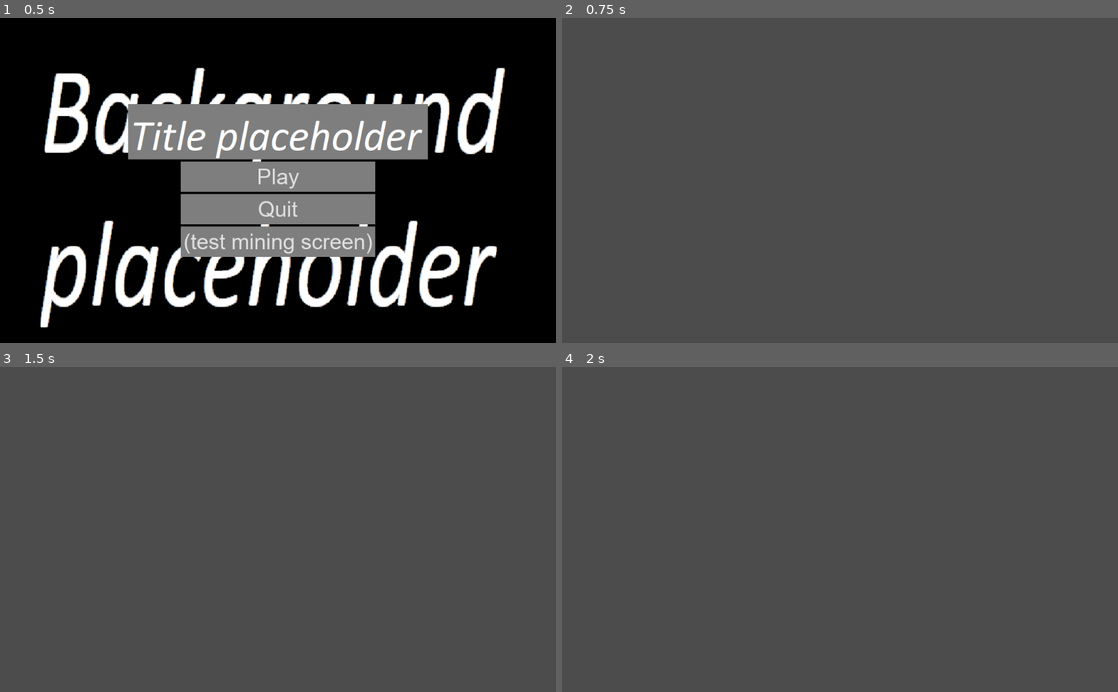
Above: before the commit, frames 1-4 (two rows, left to right).
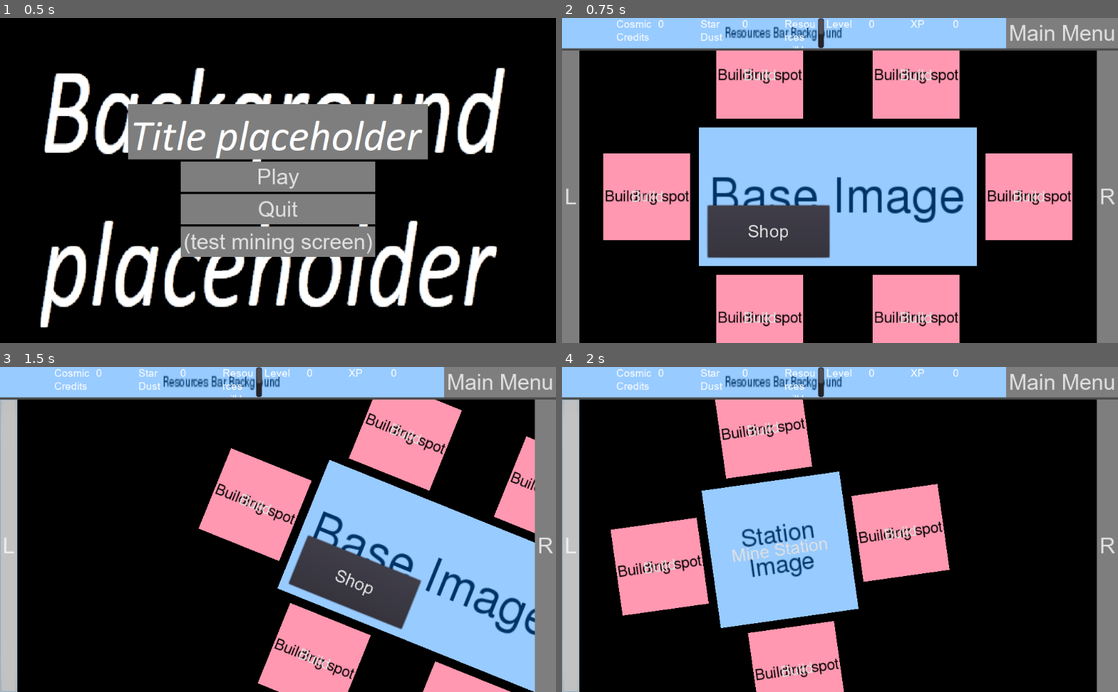
Above: after the commit, the same moments.

Repository: VB-s-game-dev-team/teraformer-game
Game: Godot game, scene res://MainScene.tscn
The game is run twice, just before and just after one commit, with the same random seed, the same clock (stepped at 60 frames per second) and the same inputs.
Inputs (mouse positions are in pixels of both pictures, inside the frame that each line leads up to):
- Up to frame 1 (0.5 s): no input
- Up to frame 2 (0.75 s): click "Play" at 0.5 s
- Up to frame 3 (1.5 s): click (11, 545) at 1.25 s, where only the run after the commit has a clickable "L"
- Up to frame 4 (2 s): no input

Frame 1 is identical in both runs. In frame 2, 96% of the frame differs, in the area x 0-100%, y 0-100%; in frame 3, 96%; in frame 4, 99%.
Error before the commit: Attempt to call function 'rotate' in base 'null instance' on a null instance. (res://Planet/Planet.gd:22)

Commit message:
Planet container refactor

Diff:
--- a/Planet/Planet.gd
+++ b/Planet/Planet.gd
@@ -3,13 +3,7 @@
 onready var _global_stuff: GlobalStuff
 
 # Rotation variables
-onready var PlanetRotationNode = $MainContaner/PlanetContainer/ViewportContainer/Viewport/PlanetRotationNode
 onready var ResourcesBar = $MainContainer/Header/ResourcesBar
-var _planet_rotation_speed := 1.0
-var _planet_rotation_direction := 0
-var _planet_rotation_duration := 750.0
-var _rotation_timer := OS.get_ticks_msec()
-var _was_rotating := false
 
 # Ready
 func _ready() -> void:
@@ -18,18 +12,7 @@
 
 # Process
 func _process(delta: float) -> void:
-	if _rotation_timer + _planet_rotation_duration - 1000 * delta > OS.get_ticks_msec():
-		PlanetRotationNode.rotate(delta * _planet_rotation_direction * _planet_rotation_speed * PI / 2)
-	elif _was_rotating:
-		_terminate_rotation()
-
-# Left rotate button on click
-func _on_LeftRotateButton_button_up() -> void:
-	_initiate_rotation(1)
-
-# Right rotate button on click
-func _on_RightRotateButton_button_up() -> void:
-	_initiate_rotation(-1)
+	pass
 
 func _on_MainMenuButton_button_up() -> void:
 	_global_stuff.set_screen("TitleScreen")
@@ -45,18 +28,3 @@
 
 func _on_ShopButton_button_down() -> void:
 	pass # Replace with function body.
-
-# Set rotation variables and disable input
-func _initiate_rotation(new_direction: int)	-> void:
-	_was_rotating = true
-	get_tree().get_root().set_disable_input(true)
-	_planet_rotation_direction = new_direction
-	_planet_rotation_speed = 1000.0 / _planet_rotation_duration
-	_rotation_timer = OS.get_ticks_msec()
-	PlanetRotationNode.rotation_position = (PlanetRotationNode.rotation_position + new_direction) % 4
-
-# Fix any rotation errors and enable input
-func _terminate_rotation() -> void:
-	get_tree().get_root().set_disable_input(false)
-	PlanetRotationNode.fix_rotation_error()
-	_was_rotating = false
--- a/Planet/Planet.tscn
+++ b/Planet/Planet.tscn
@@ -15,10 +15,8 @@
 font_data = ExtResource( 3 )
 
 [node name="Planet" type="MarginContainer"]
-margin_left = -1152.0
-margin_top = -1152.0
-margin_right = 1152.0
-margin_bottom = 1152.0
+anchor_right = 1.0
+anchor_bottom = 1.0
 theme = ExtResource( 9 )
 script = ExtResource( 6 )
 __meta__ = {
@@ -26,12 +24,12 @@
 }
 
 [node name="MainContainer" type="VBoxContainer" parent="."]
-margin_right = 2304.0
-margin_bottom = 2304.0
+margin_right = 1024.0
+margin_bottom = 600.0
 size_flags_vertical = 3
 
 [node name="Header" type="HBoxContainer" parent="MainContainer"]
-margin_right = 2304.0
+margin_right = 1024.0
 margin_bottom = 56.0
 custom_constants/separation = 0
 __meta__ = {
@@ -39,13 +37,13 @@
 }
 
 [node name="ResourcesBar" parent="MainContainer/Header" instance=ExtResource( 7 )]
-margin_right = 2098.0
+margin_right = 818.0
 margin_bottom = 56.0
 size_flags_horizontal = 3
 
 [node name="MainMenuButton" type="Button" parent="MainContainer/Header"]
-margin_left = 2098.0
-margin_right = 2304.0
+margin_left = 818.0
+margin_right = 1024.0
 margin_bottom = 56.0
 text = "Main Menu"
 __meta__ = {
@@ -54,14 +52,14 @@
 
 [node name="PlanetContainer" type="HBoxContainer" parent="MainContainer"]
 margin_top = 60.0
-margin_right = 2304.0
-margin_bottom = 2304.0
+margin_right = 1024.0
+margin_bottom = 600.0
 size_flags_vertical = 3
 custom_constants/separation = 0
 
 [node name="LeftRotateButton" type="Button" parent="MainContainer/PlanetContainer"]
 margin_right = 32.0
-margin_bottom = 2244.0
+margin_bottom = 540.0
 text = "L"
 __meta__ = {
 "_edit_use_anchors_": false
@@ -69,12 +67,13 @@
 
 [node name="ViewportContainer" type="ViewportContainer" parent="MainContainer/PlanetContainer"]
 margin_left = 32.0
-margin_right = 2265.0
-margin_bottom = 2244.0
+margin_right = 985.0
+margin_bottom = 540.0
 size_flags_horizontal = 3
+stretch = true
 
 [node name="Viewport" type="Viewport" parent="MainContainer/PlanetContainer/ViewportContainer"]
-handle_input_locally = false
+size = Vector2( 953, 540 )
 render_target_update_mode = 3
 
 [node name="PlanetRotationNode" type="Node2D" parent="MainContainer/PlanetContainer/ViewportContainer/Viewport"]
@@ -331,17 +330,17 @@
 current = true
 
 [node name="RightRotateButton" type="Button" parent="MainContainer/PlanetContainer"]
-margin_left = 2265.0
-margin_right = 2304.0
-margin_bottom = 2244.0
+margin_left = 985.0
+margin_right = 1024.0
+margin_bottom = 540.0
 text = "R"
 __meta__ = {
 "_edit_use_anchors_": false
 }
 [connection signal="button_up" from="MainContainer/Header/MainMenuButton" to="." method="_on_MainMenuButton_button_up"]
-[connection signal="button_up" from="MainContainer/PlanetContainer/LeftRotateButton" to="." method="_on_LeftRotateButton_button_up"]
+[connection signal="button_up" from="MainContainer/PlanetContainer/LeftRotateButton" to="MainContainer/PlanetContainer/ViewportContainer/Viewport/PlanetRotationNode" method="_on_LeftRotateButton_button_up"]
 [connection signal="button_down" from="MainContainer/PlanetContainer/ViewportContainer/Viewport/PlanetRotationNode/Base/ShopButton" to="." method="_on_ShopButton_button_down"]
 [connection signal="button_down" from="MainContainer/PlanetContainer/ViewportContainer/Viewport/PlanetRotationNode/MineStation/MineButton" to="." method="_on_MineButton_button_down"]
 [connection signal="button_down" from="MainContainer/PlanetContainer/ViewportContainer/Viewport/PlanetRotationNode/BattleStation/BattleButton" to="." method="_on_BattleButton_button_down"]
 [connection signal="button_down" from="MainContainer/PlanetContainer/ViewportContainer/Viewport/PlanetRotationNode/TRStation/TRButton" to="." method="_on_TRButton_button_down"]
-[connection signal="button_up" from="MainContainer/PlanetContainer/RightRotateButton" to="." method="_on_RightRotateButton_button_up"]
+[connection signal="button_up" from="MainContainer/PlanetContainer/RightRotateButton" to="MainContainer/PlanetContainer/ViewportContainer/Viewport/PlanetRotationNode" method="_on_RightRotateButton_button_up"]
--- a/Planet/PlanetRotationNode.gd
+++ b/Planet/PlanetRotationNode.gd
@@ -1,9 +1,40 @@
 extends Node2D
 
+var _planet_rotation_speed := 1.0
+var _planet_rotation_direction := 0
+var _planet_rotation_duration := 750.0
+var _rotation_timer := OS.get_ticks_msec()
+var _was_rotating := false
 var rotation_position := 0
 
 func _process(delta: float) -> void:
-	pass
+	if _rotation_timer + _planet_rotation_duration - 1000 * delta > OS.get_ticks_msec():
+		rotate(delta * _planet_rotation_direction * _planet_rotation_speed * PI / 2)
+	elif _was_rotating:
+		_terminate_rotation()
+
+# Set rotation variables and disable input
+func _initiate_rotation(new_direction: int)	-> void:
+	_was_rotating = true
+	get_tree().get_root().set_disable_input(true)
+	_planet_rotation_direction = new_direction
+	_planet_rotation_speed = 1000.0 / _planet_rotation_duration
+	_rotation_timer = OS.get_ticks_msec()
+	rotation_position = (rotation_position + new_direction) % 4
+
+# Fix any rotation errors and enable input
+func _terminate_rotation() -> void:
+	get_tree().get_root().set_disable_input(false)
+	fix_rotation_error()
+	_was_rotating = false
 
 func fix_rotation_error() -> void:
 	rotation = rotation_position * 0.5 * PI
+
+
+func _on_LeftRotateButton_button_up() -> void:
+	_initiate_rotation(1)
+
+
+func _on_RightRotateButton_button_up() -> void:
+	_initiate_rotation(-1)
